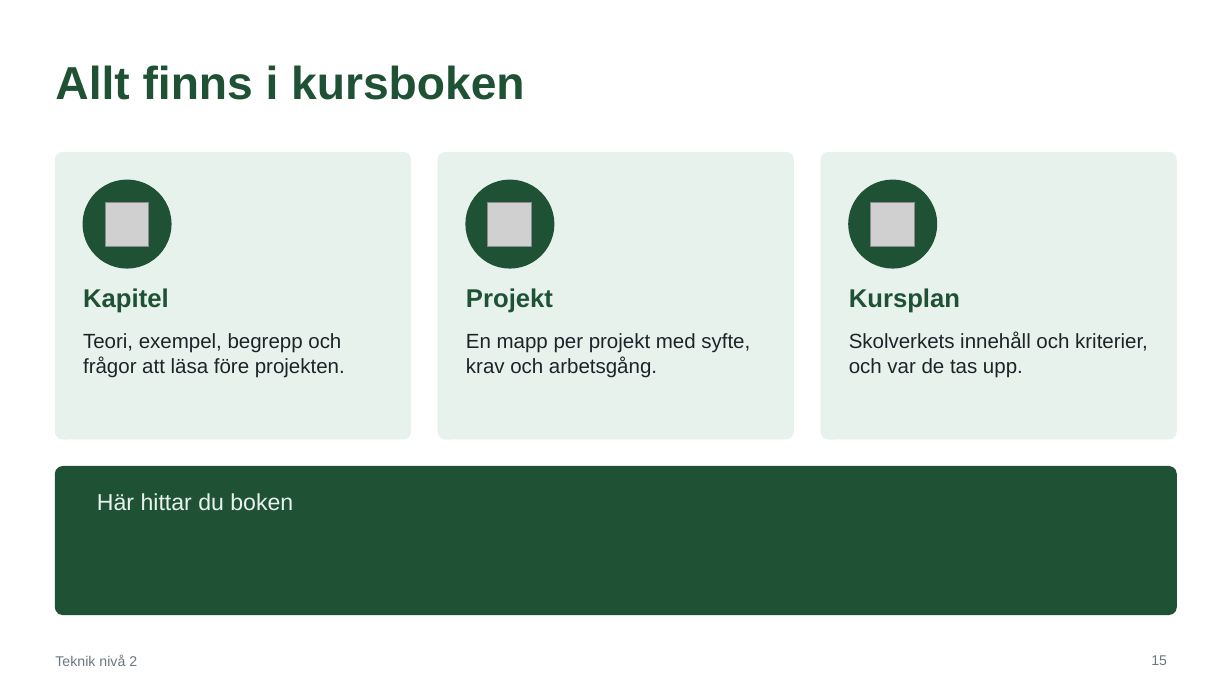
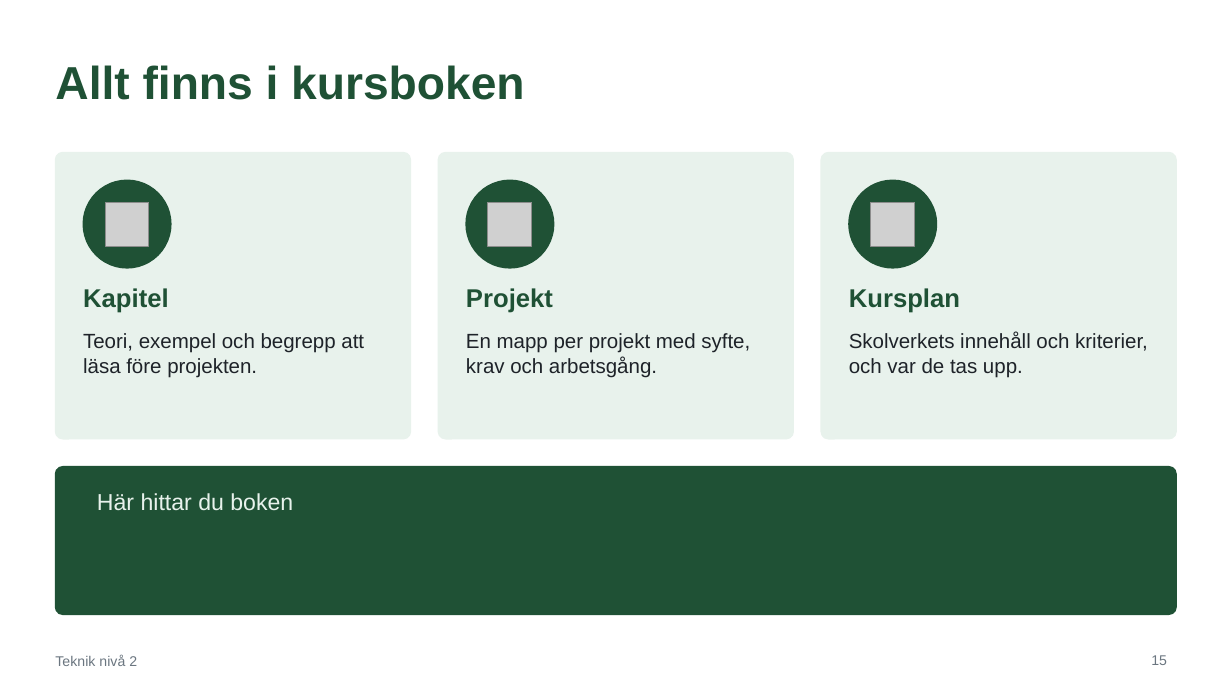
Before and after one commit to abbindustrigymnasium/teknik2, a slide deck: slide 15 of Teknik 2 - Kurspresentation.pptx. Drawn at 1232x693 pixels with LibreOffice and Linux fonts; fonts in the diff are those of the drawing; grey boxes stand for pictures. Boxes give left, top, right and bottom in pixels: in the first picture for what was removed or moved away, otherwise in the second. Text is boxed around its words. In the diff, an @@ line names an element or a change of style, - is before the commit and + after.

```diff
--- a/Teknik 2 - Kurspresentation.pptx
+++ b/Teknik 2 - Kurspresentation.pptx
@@ text at box(83, 333, 364, 378): text changed @@
-Teori, exempel, begrepp och frågor att läsa före projekten.
+Teori, exempel och begrepp att läsa före projekten.
```
Also in this commit, not shown: 11 other files.
